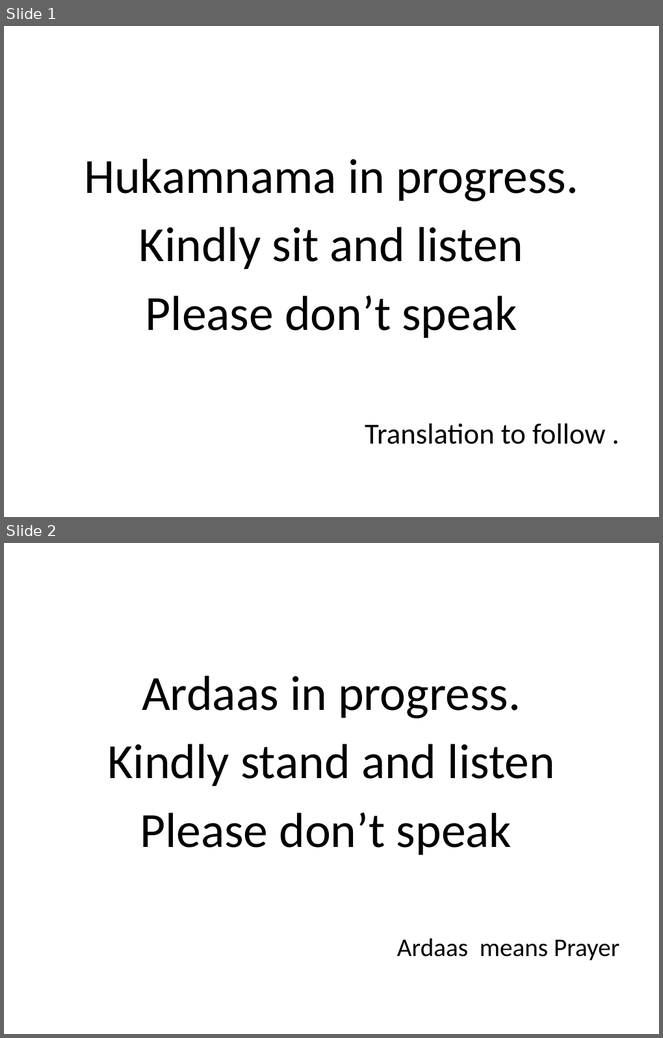
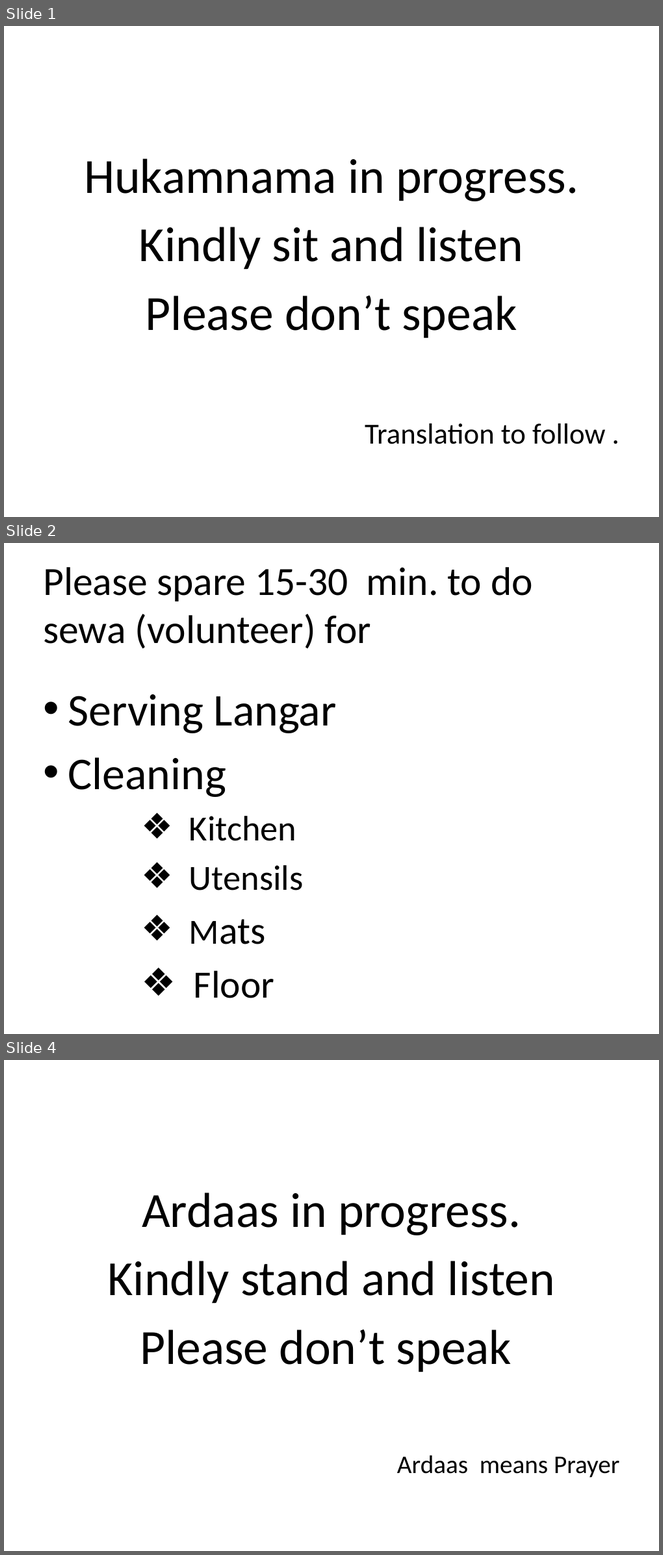
Before and after one commit to jagatsingh/sikhism, a slide deck: software/util/Standard_Templates.pptx. Shown one above the other, each under a label of ours: slides 1 and 2 before the commit, slides 1, 2 and 4 after it; the slides between them are not shown. The pictures are 663x1038 and 663x1555 pixels, drawn with LibreOffice and Linux fonts; fonts in the diff are those of the drawing. Boxes give left, top, right and bottom in pixels: in the first picture for what was removed or moved away, otherwise in the second. Text is boxed around its words. In the diff, an @@ line names an element or a change of style, - is before the commit and + after.

```diff
--- a/software/util/Standard_Templates.pptx
+++ b/software/util/Standard_Templates.pptx
@@ slide 2 added at box(4, 543, 659, 1034), background #FFFFFF @@
@@ title added at box(43, 567, 533, 649), 44 pt, text #000000 @@
+Please spare 15-30 min. to do sewa (volunteer) for
@@ text added at box(68, 694, 337, 999), 50 pt, text #000000 @@
+• Serving Langar
+• Cleaning
+      ❖ Kitchen
+      ❖ Utensils
+      ❖ Mats
+      ❖ Floor
@@ what was slide 2 is now slide 4 @@
```
Also in this commit, not shown: 1 other slide added, 2 other files.
